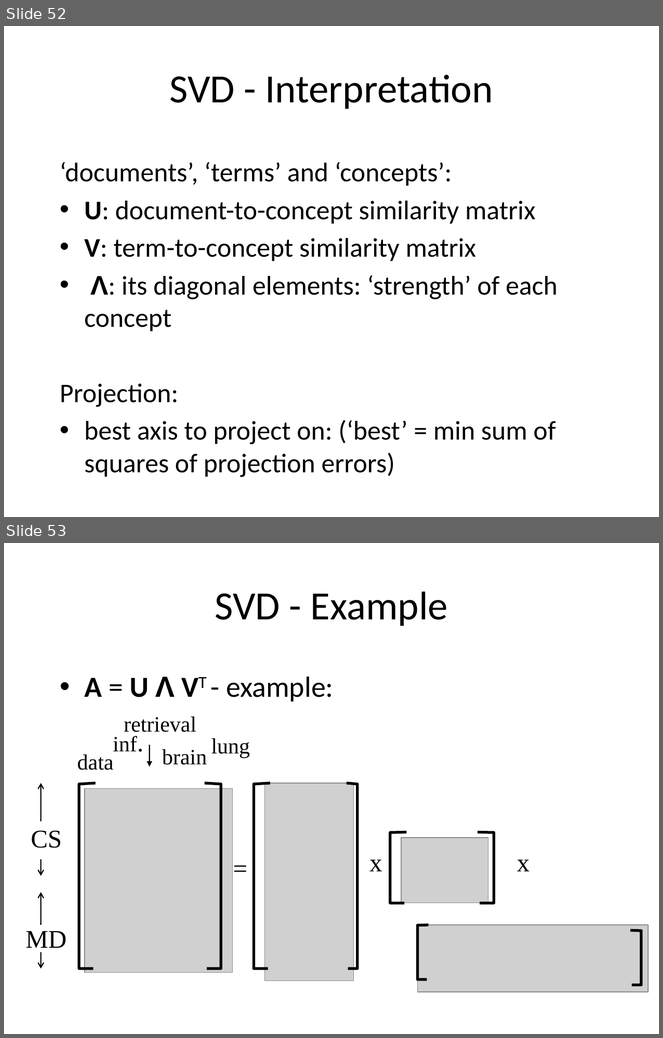
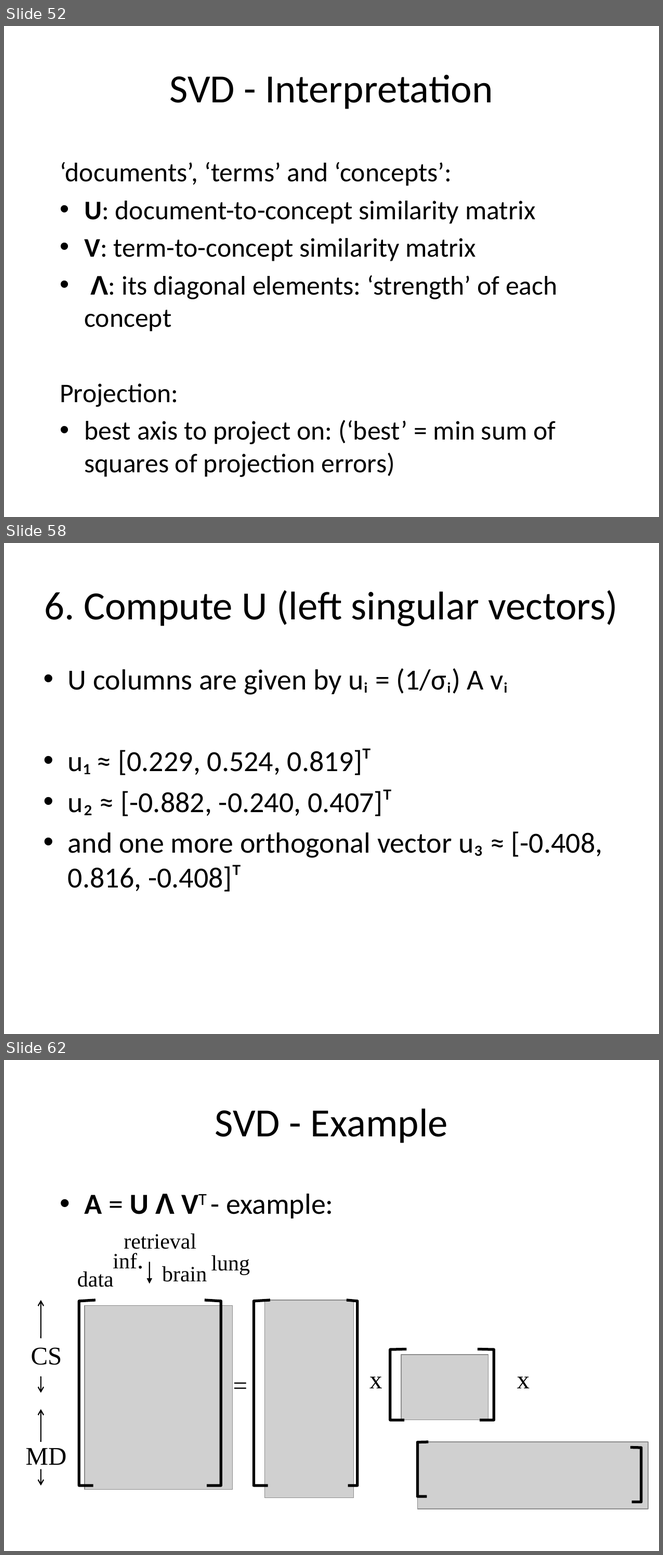
Before and after one commit to a-vodka/dv, a slide deck: dv-lec9-dim-reduc-PCA+SVD.pptx. Shown one above the other, each under a label of ours: slides 52 and 53 before the commit, slides 52, 58 and 62 after it; the slides between them are not shown. The pictures are 663x1038 and 663x1555 pixels, drawn with LibreOffice and Linux fonts; fonts in the diff are those of the drawing; grey boxes stand for pictures; background and template pictures are left out. Boxes give left, top, right and bottom in pixels: in the first picture for what was removed or moved away, otherwise in the second. Text is boxed around its words. In the diff, an @@ line names an element or a change of style, - is before the commit and + after.

Commit message:
Lectures updates

```diff
--- a/dv-lec9-dim-reduc-PCA+SVD.pptx
+++ b/dv-lec9-dim-reduc-PCA+SVD.pptx
@@ slide 58 added at box(4, 543, 659, 1034), background picture (left out) @@
@@ title added at box(44, 590, 618, 627), 44 pt, text #000000 @@
+6. Compute U (left singular vectors)
@@ text added at box(68, 668, 603, 892), 32 pt, text #000000 @@
+• U columns are given by uᵢ = (1/σᵢ) A vᵢ
+• u₁ ≈ [0.229, 0.524, 0.819]ᵀ
+• u₂ ≈ [-0.882, -0.240, 0.407]ᵀ
+• and one more orthogonal vector u₃ ≈ [-0.408, 0.816, -0.408]ᵀ
@@ what was slide 53 is now slide 62 @@
```
Also in this commit, not shown: 8 other slides added, 2 other files.
